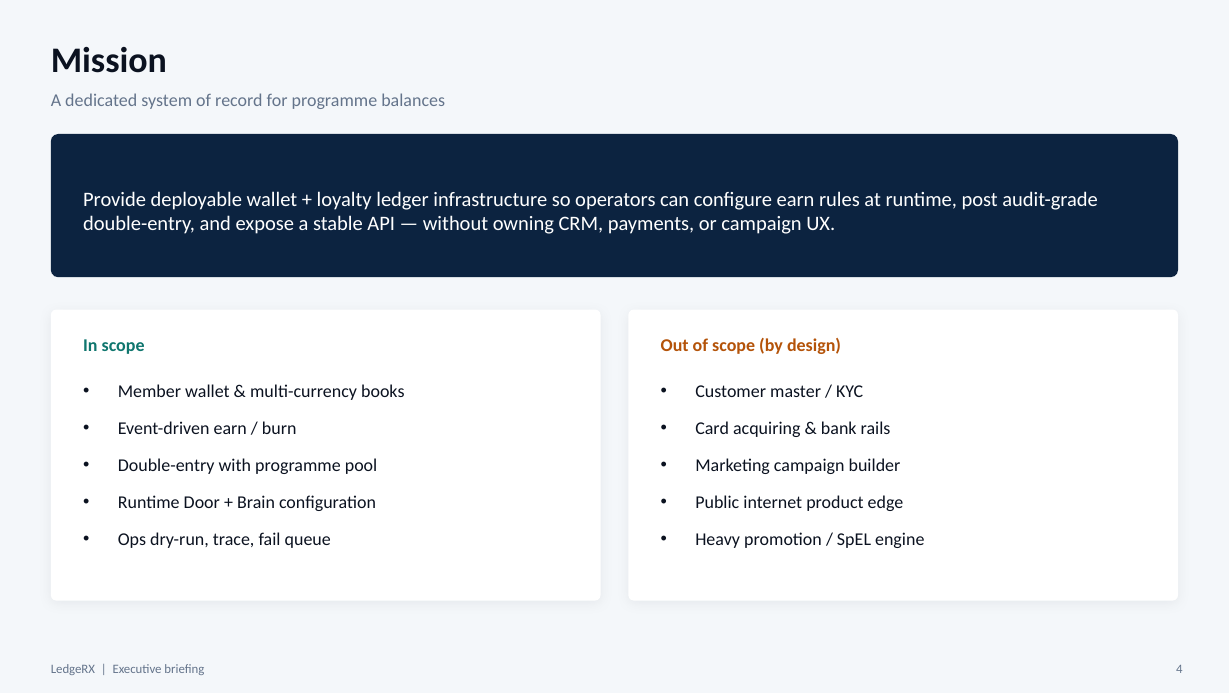
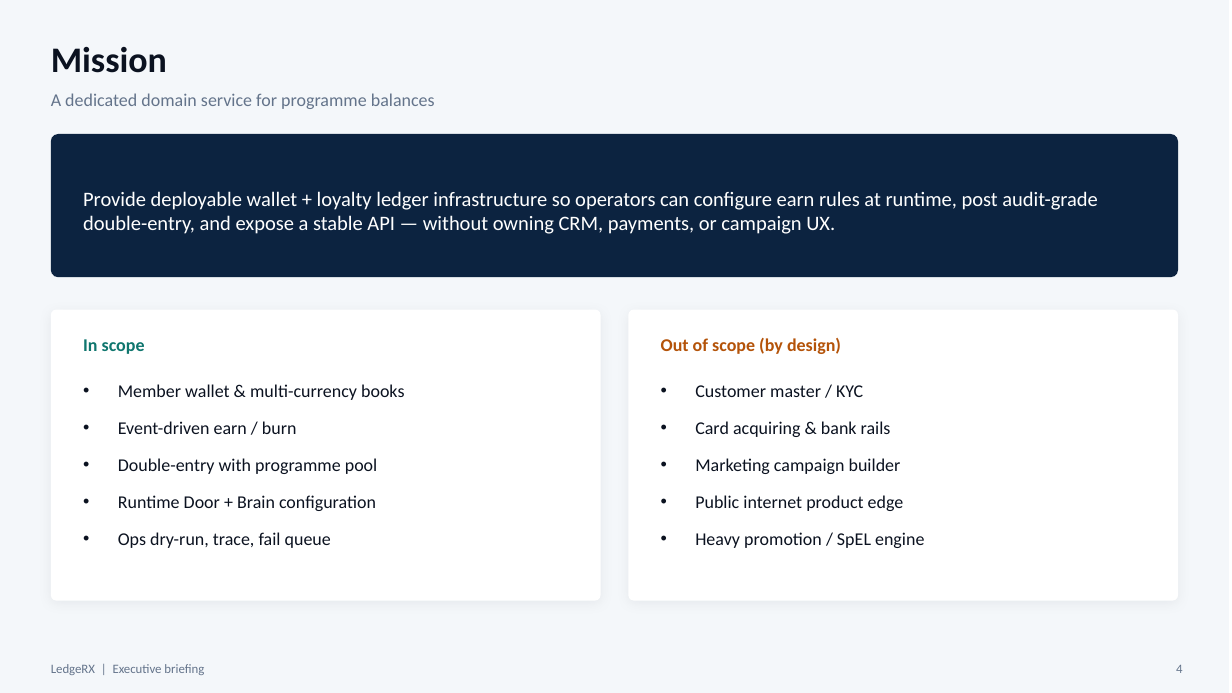
Before and after one commit to yky32/ledger-engine, a slide deck: slide 4 of docs/decks/LedgeRX-Executive-Briefing-v2.pptx. Drawn at 1232x693 pixels with LibreOffice and Linux fonts; fonts in the diff are those of the drawing. Boxes give left, top, right and bottom in pixels: in the first picture for what was removed or moved away, otherwise in the second. Text is boxed around its words. In the diff, an @@ line names an element or a change of style, - is before the commit and + after.

```diff
--- a/docs/decks/LedgeRX-Executive-Briefing-v2.pptx
+++ b/docs/decks/LedgeRX-Executive-Briefing-v2.pptx
@@ text at (51, 93, 435, 109): text changed @@
-A dedicated system of record for programme balances
+A dedicated domain service for programme balances
```
Also in this commit, not shown: 8 other slides changed, 2 slides added, 1 other file.
